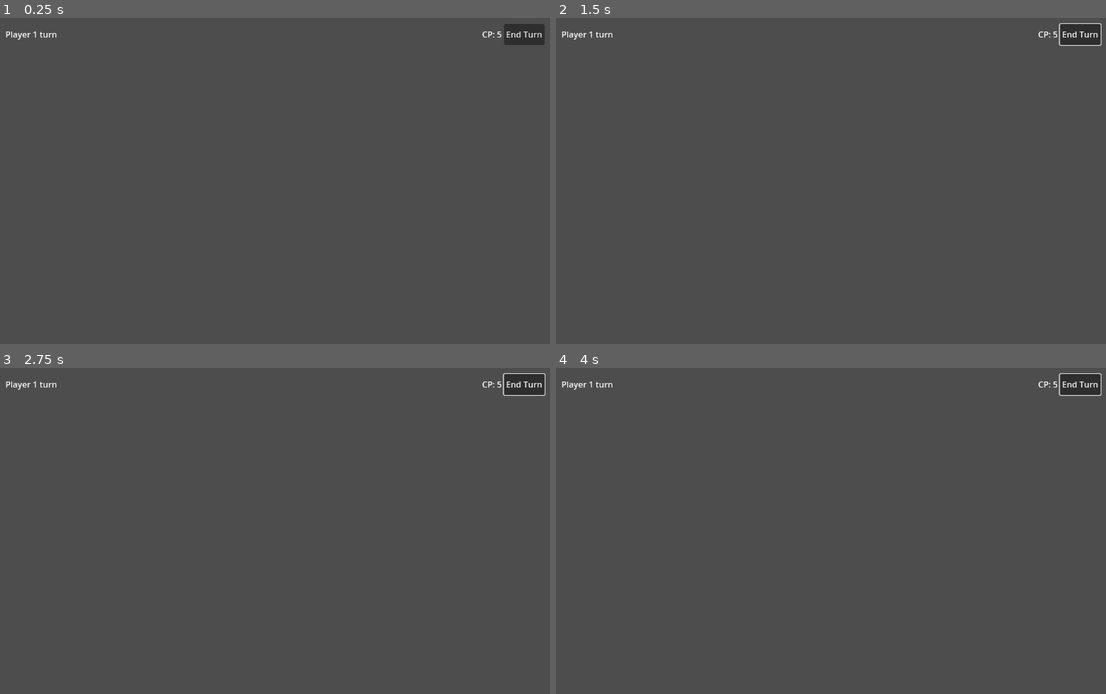
Above: before the commit, frames 1-4 (two rows, left to right).
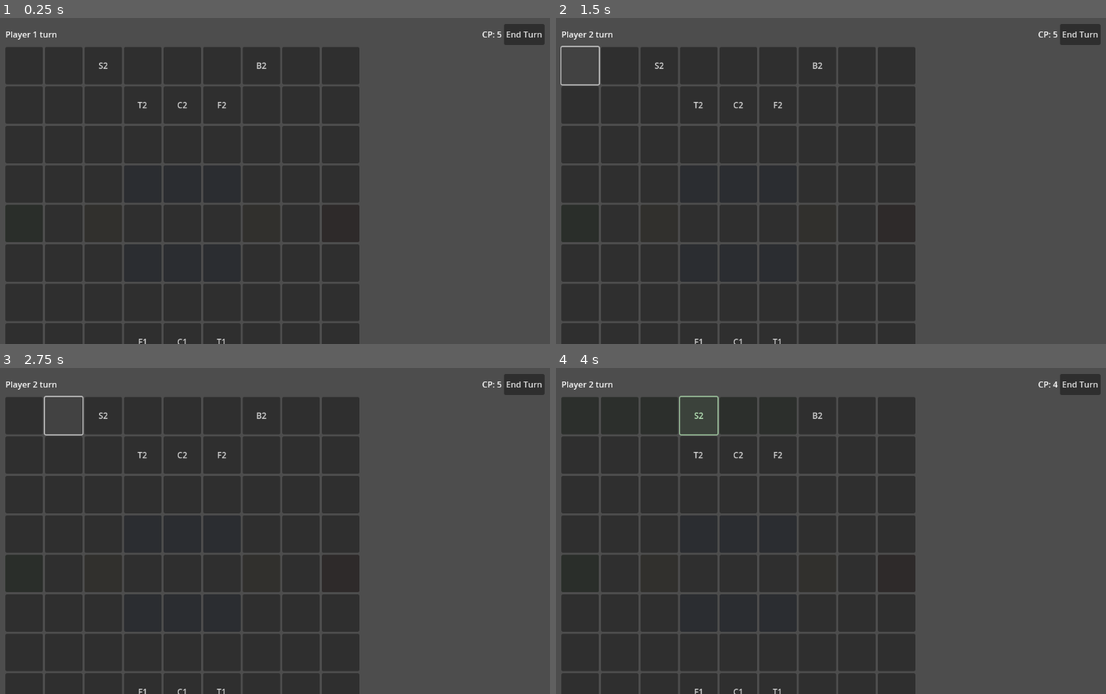
Above: after the commit, the same moments.

Repository: nsk09jo/origami-tactics
Game: Godot game, scene res://scenes/Main.tscn
Two runs of this game, one before a commit and one after it. Both use one fixed random seed, a clock stepped at 60 frames per second and the inputs below.
Inputs (mouse positions are in pixels of both pictures, inside the frame that each line leads up to):
- Up to frame 1 (0.25 s): no input
- Up to frame 2 (1.5 s): click "End Turn" at 0.5 s; click (578, 66) at 1.27 s
- Up to frame 3 (2.75 s): click (66, 416) at 2.02 s
- Up to frame 4 (4 s): click (660, 416) at 2.75 s, where only the run after the commit has a clickable "S2"; click (699, 416) at 3.52 s

The runs differ from the first frame. In frame 1, 52% of the frame differs, in the area x 0-66%, y 8-100%; in frame 2, 52%; in frame 3, 52%; in frame 4, 52%.
Error before the commit: Parse Error: Expected expression after "/" operator. (res://scripts/game_controller.gd:18)

Commit message:
Fix Godot 4.2 compatibility issues in game controller

Diff:
--- a/scripts/game_controller.gd
+++ b/scripts/game_controller.gd
@@ -1,25 +1,28 @@
 extends Control
 
-const GRID_SIZE := 9
-const BASE_CP := 5
-const SHRINE_BONUS_CAP := 2
-const MAX_IDLE_TURNS := 50
-
-const BoardTileScene := preload("res://scenes/BoardTile.tscn")
-
-const WATER_TILES := [
+const GRID_SIZE = 9
+const BASE_CP = 5
+const SHRINE_BONUS_CAP = 2
+const MAX_IDLE_TURNS = 50
+
+const BoardTileScene = preload("res://scenes/BoardTile.tscn")
+const UnitStateScript = preload("res://scripts/unit_state.gd")
+
+const WATER_TILES = [
     Vector2i(3, 3), Vector2i(4, 3), Vector2i(5, 3),
     Vector2i(3, 5), Vector2i(4, 5), Vector2i(5, 5)
 ]
 
-const SHRINE_TILES := [Vector2i(2, 4), Vector2i(6, 4)]
-
-const BASE_POSITIONS := {
-    0: Vector2i(GRID_SIZE - 1, GRID_SIZE // 2),
-    1: Vector2i(0, GRID_SIZE // 2)
+const SHRINE_TILES = [Vector2i(2, 4), Vector2i(6, 4)]
+
+const CENTER_ROW = int(GRID_SIZE / 2)
+
+const BASE_POSITIONS = {
+    0: Vector2i(GRID_SIZE - 1, CENTER_ROW),
+    1: Vector2i(0, CENTER_ROW)
 }
 
-const STARTING_UNITS := {
+const STARTING_UNITS = {
     0: {
         Vector2i(3, 7): "Frog",
         Vector2i(4, 7): "Crane",
@@ -55,7 +58,7 @@
 var available_attacks: Dictionary = {}
 var special_targets: Dictionary = {}
 var carry_pending_drop: bool = false
-var carried_unit: UnitState = null
+var carried_unit = null
 var carried_origin: Vector2i = Vector2i(-1, -1)
 var consecutive_idle_turns: int = 0
 var total_small_turns: int = 0
@@ -77,13 +80,13 @@
 
     for y in range(GRID_SIZE):
         for x in range(GRID_SIZE):
-            var tile: BoardTile = BoardTileScene.instantiate()
-            var pos := Vector2i(x, y)
+            var tile: Button = BoardTileScene.instantiate()
+            var pos = Vector2i(x, y)
             tile.grid_position = pos
             tile.tile_pressed.connect(_on_tile_pressed)
             board_container.add_child(tile)
             tiles[pos] = tile
-            var terrain_type := "plain"
+            var terrain_type = "plain"
             if pos in WATER_TILES:
                 terrain_type = "water"
             elif pos in SHRINE_TILES:
@@ -99,10 +102,10 @@
     for player in STARTING_UNITS.keys():
         for pos in STARTING_UNITS[player].keys():
             var unit_type: String = STARTING_UNITS[player][pos]
-            place_unit(pos, UnitState.new(unit_type, player))
+            place_unit(pos, UnitStateScript.new(unit_type, player))
     update_all_tiles()
 
-func place_unit(pos: Vector2i, unit: UnitState) -> void:
+func place_unit(pos: Vector2i, unit) -> void:
     units[pos] = unit
     update_tile(pos)
 
@@ -110,7 +113,7 @@
     if not tiles.has(pos):
         return
     var tile: Button = tiles[pos]
-    var unit := units.get(pos, null)
+    var unit = units.get(pos, null)
     tile.set_occupant(unit)
 
 func update_all_tiles() -> void:
@@ -150,7 +153,7 @@
     clear_selection(cancel_carry)
     if not units.has(pos):
         return
-    var unit: UnitState = units[pos]
+    var unit = units[pos]
     if unit.owner != current_player:
         return
     selected_position = pos
@@ -170,7 +173,7 @@
             tiles[target_pos].highlight(true)
     update_log_preview(unit)
 
-func update_log_preview(unit: UnitState) -> void:
+func update_log_preview(unit) -> void:
     action_log.append_text("[color=#66c]Selected %s[/color]\n" % unit.describe())
 
 func _on_tile_pressed(pos: Vector2i) -> void:
@@ -211,7 +214,7 @@
         clear_selection()
 
 func attempt_move(origin: Vector2i, destination: Vector2i, info: Dictionary) -> void:
-    var unit: UnitState = units.get(origin)
+    var unit = units.get(origin)
     if unit == null:
         return
     var cost: int = info.get("cost", 1)
@@ -254,8 +257,8 @@
         select_position(destination)
 
 func attempt_attack(origin: Vector2i, target_pos: Vector2i, info: Dictionary) -> void:
-    var attacker: UnitState = units.get(origin)
-    var defender: UnitState = units.get(target_pos)
+    var attacker = units.get(origin)
+    var defender = units.get(target_pos)
     if attacker == null or defender == null:
         return
     var cost: int = info.get("cost", 1)
@@ -287,20 +290,20 @@
     check_victory_conditions()
 
 func attempt_push(origin: Vector2i, target_pos: Vector2i) -> void:
-    var frog: UnitState = units.get(origin)
-    var enemy: UnitState = units.get(target_pos)
+    var frog = units.get(origin)
+    var enemy = units.get(target_pos)
     if frog == null or enemy == null:
         return
     if cp_pool[current_player] < 1:
         log_event("Not enough CP to push.")
         return
     cp_pool[current_player] -= 1
-    var direction := (target_pos - origin)
-    var destination := target_pos + direction
+    var direction = (target_pos - origin)
+    var destination = target_pos + direction
     if not is_within_bounds(destination):
         log_event("Push blocked by edge.")
         return
-    var terrain_type := terrain.get(destination, "plain")
+    var terrain_type = terrain.get(destination, "plain")
     if units.has(destination):
         log_event("Push failed; space occupied.")
         return
@@ -323,8 +326,8 @@
     select_position(origin)
 
 func begin_carry(target_pos: Vector2i) -> void:
-    var crane: UnitState = units.get(selected_position)
-    var passenger: UnitState = units.get(target_pos)
+    var crane = units.get(selected_position)
+    var passenger = units.get(target_pos)
     if crane == null or passenger == null:
         return
     if crane.has_carried:
@@ -342,10 +345,10 @@
 func attempt_drop_carried_unit(pos: Vector2i) -> void:
     if not carry_pending_drop or carried_unit == null:
         return
-    var unit: UnitState = units.get(selected_position)
+    var unit = units.get(selected_position)
     if unit == null:
         return
-    if pos.distance_to(selected_position) > 1:
+    if vector_distance(pos, selected_position) > 1.0:
         log_event("Drop target must be adjacent.")
         return
     if units.has(pos):
@@ -360,7 +363,7 @@
     carried_unit = null
     carried_origin = Vector2i(-1, -1)
     carry_pending_drop = false
-    var crane_pos := selected_position
+    var crane_pos = selected_position
     after_action_updates(unit, crane_pos)
     clear_selection()
     select_position(crane_pos)
@@ -369,7 +372,7 @@
 func highlight_drop_options(origin: Vector2i) -> void:
     var options: Array = []
     for direction in [Vector2i.LEFT, Vector2i.RIGHT, Vector2i.UP, Vector2i.DOWN, Vector2i(-1, -1), Vector2i(-1, 1), Vector2i(1, -1), Vector2i(1, 1)]:
-        var pos := origin + direction
+        var pos = origin + direction
         if not is_within_bounds(pos):
             continue
         if units.has(pos):
@@ -390,7 +393,7 @@
         if tiles.has(pos):
             tiles[pos].highlight(true)
 
-func compute_moves(origin: Vector2i, unit: UnitState) -> Dictionary:
+func compute_moves(origin: Vector2i, unit) -> Dictionary:
     var results: Dictionary = {}
     match unit.unit_type:
         "Crane":
@@ -407,16 +410,16 @@
             results = compute_walker_moves(origin, unit, 1)
     return results
 
-func compute_attacks(origin: Vector2i, unit: UnitState) -> Dictionary:
+func compute_attacks(origin: Vector2i, unit) -> Dictionary:
     var result: Dictionary = {}
-    var directions := [Vector2i.LEFT, Vector2i.RIGHT, Vector2i.UP, Vector2i.DOWN, Vector2i(-1, 0), Vector2i(1, 0), Vector2i(0, -1), Vector2i(0, 1)]
+    var directions = [Vector2i.LEFT, Vector2i.RIGHT, Vector2i.UP, Vector2i.DOWN, Vector2i(-1, 0), Vector2i(1, 0), Vector2i(0, -1), Vector2i(0, 1)]
     for direction in directions:
-        var target := origin + direction
+        var target = origin + direction
         if not is_within_bounds(target):
             continue
         if not units.has(target):
             continue
-        var enemy: UnitState = units[target]
+        var enemy = units[target]
         if enemy.owner == unit.owner:
             continue
         if unit.unit_type == "Frog" and unit.last_move_distance < 2:
@@ -424,32 +427,32 @@
         result[target] = {"cost": 1}
     return result
 
-func compute_special_targets(origin: Vector2i, unit: UnitState) -> Dictionary:
+func compute_special_targets(origin: Vector2i, unit) -> Dictionary:
     var result: Dictionary = {}
     if unit.unit_type == "Crane" and not unit.has_carried and carried_unit == null:
         for offset in [Vector2i.LEFT, Vector2i.RIGHT, Vector2i.UP, Vector2i.DOWN, Vector2i(-1, -1), Vector2i(-1, 1), Vector2i(1, -1), Vector2i(1, 1)]:
-            var pos := origin + offset
+            var pos = origin + offset
             if not is_within_bounds(pos):
                 continue
             if units.has(pos) and units[pos].owner == current_player:
                 result[pos] = {"type": "carry"}
     if unit.unit_type == "Frog":
         for offset in [Vector2i.LEFT, Vector2i.RIGHT, Vector2i.UP, Vector2i.DOWN]:
-            var pos := origin + offset
+            var pos = origin + offset
             if not is_within_bounds(pos):
                 continue
             if units.has(pos) and units[pos].owner != current_player:
                 result[pos] = {"type": "push"}
     return result
 
-func compute_crane_moves(origin: Vector2i, unit: UnitState) -> Dictionary:
+func compute_crane_moves(origin: Vector2i, unit) -> Dictionary:
     var result: Dictionary = {}
     for x in range(GRID_SIZE):
         for y in range(GRID_SIZE):
-            var pos := Vector2i(x, y)
+            var pos = Vector2i(x, y)
             if pos == origin:
                 continue
-            var distance := origin.distance_to(pos)
+            var distance = vector_distance(origin, pos)
             if distance > unit.current_mp or distance > unit.max_mp():
                 continue
             if terrain.get(pos, "plain") == "water":
@@ -459,11 +462,11 @@
             result[pos] = {"cost": distance, "distance": distance}
     return result
 
-func compute_frog_moves(origin: Vector2i, unit: UnitState) -> Dictionary:
+func compute_frog_moves(origin: Vector2i, unit) -> Dictionary:
     var result: Dictionary = {}
     for offset in [Vector2i.LEFT, Vector2i.RIGHT, Vector2i.UP, Vector2i.DOWN]:
         for step in range(1, 4):
-            var pos := origin + offset * step
+            var pos = origin + offset * step
             if not is_within_bounds(pos):
                 break
             if units.has(pos):
@@ -478,7 +481,7 @@
             result[pos] = {"cost": step, "distance": step}
     return result
 
-func compute_walker_moves(origin: Vector2i, unit: UnitState, max_range: int) -> Dictionary:
+func compute_walker_moves(origin: Vector2i, unit, max_range: int) -> Dictionary:
     var result: Dictionary = {}
     var queue: Array = []
     var visited: Dictionary = {}
@@ -489,8 +492,8 @@
         var pos: Vector2i = item.pos
         var distance: int = item.distance
         for offset in [Vector2i.LEFT, Vector2i.RIGHT, Vector2i.UP, Vector2i.DOWN]:
-            var next := pos + offset
-            var next_distance := distance + 1
+            var next = pos + offset
+            var next_distance = distance + 1
             if not is_within_bounds(next):
                 continue
             if next_distance > unit.current_mp or next_distance > max_range:
@@ -502,17 +505,17 @@
             if visited.has(next) and visited[next] <= next_distance:
                 continue
             visited[next] = next_distance
-            var path := item.path.duplicate()
+            var path = item.path.duplicate()
             path.append(next)
             result[next] = {"cost": next_distance, "distance": next_distance, "path": path}
             queue.append({"pos": next, "distance": next_distance, "path": path})
     return result
 
-func compute_shuriken_moves(origin: Vector2i, unit: UnitState) -> Dictionary:
+func compute_shuriken_moves(origin: Vector2i, unit) -> Dictionary:
     var result: Dictionary = {}
-    var directions := [Vector2i.LEFT, Vector2i.RIGHT, Vector2i.UP, Vector2i.DOWN]
+    var directions = [Vector2i.LEFT, Vector2i.RIGHT, Vector2i.UP, Vector2i.DOWN]
     for direction in directions:
-        var pos := origin
+        var pos = origin
         for step in range(1, unit.max_mp() + 1):
             pos += direction
             if not is_within_bounds(pos):
@@ -530,54 +533,54 @@
 
 func build_line_path(origin: Vector2i, destination: Vector2i) -> Array:
     var path: Array = [origin]
-    var direction := (destination - origin).sign()
-    var pos := origin
+    var direction = (destination - origin).sign()
+    var pos = origin
     while pos != destination:
         pos += direction
         path.append(pos)
     return path
 
-func calculate_damage(attacker: UnitState, defender: UnitState, origin: Vector2i, target: Vector2i, info: Dictionary) -> int:
-    var effective_arm := defender.arm() + defensive_wait[defender.owner]
+func calculate_damage(attacker, defender, origin: Vector2i, target: Vector2i, info: Dictionary) -> int:
+    var effective_arm = defender.arm() + defensive_wait[defender.owner]
     if is_adjacent_to_enemy_box(target, defender.owner):
         effective_arm = max(0, effective_arm - 1)
-    var base_damage := max(1, attacker.atk() - effective_arm)
+    var base_damage = max(1, attacker.atk() - effective_arm)
     if attacker.unit_type == "Shuriken":
         var path: Array = info.get("path", build_line_path(origin, target))
-        var enemies_passed := count_enemies_passed(attacker.owner, path)
+        var enemies_passed = count_enemies_passed(attacker.owner, path)
         if enemies_passed >= 2:
             base_damage += 1
     return base_damage
 
 func is_adjacent_to_enemy_box(pos: Vector2i, owner: int) -> bool:
     for offset in [Vector2i.LEFT, Vector2i.RIGHT, Vector2i.UP, Vector2i.DOWN, Vector2i(-1, -1), Vector2i(-1, 1), Vector2i(1, -1), Vector2i(1, 1)]:
-        var check := pos + offset
+        var check = pos + offset
         if units.has(check):
-            var unit: UnitState = units[check]
+            var unit = units[check]
             if unit.owner != owner and unit.unit_type == "Box":
                 return true
     return false
 
 func count_enemies_passed(owner: int, path: Array) -> int:
-    var count := 0
+    var count = 0
     for pos in path:
         if not units.has(pos):
             continue
-        var unit: UnitState = units[pos]
+        var unit = units[pos]
         if unit.owner != owner and pos != path.back():
             count += 1
     return count
 
-func maybe_counter_attack(attacker: UnitState, attacker_pos: Vector2i, defender: UnitState, defender_pos: Vector2i) -> void:
-    if attacker_pos.distance_to(defender_pos) > 1:
+func maybe_counter_attack(attacker, attacker_pos: Vector2i, defender, defender_pos: Vector2i) -> void:
+    if vector_distance(attacker_pos, defender_pos) > 1.0:
         return
     if not defender.can_counter_attack():
         return
     defender.mark_countered()
-    var effective_arm := attacker.arm() + defensive_wait[attacker.owner]
+    var effective_arm = attacker.arm() + defensive_wait[attacker.owner]
     if is_adjacent_to_enemy_box(attacker_pos, attacker.owner):
         effective_arm = max(0, effective_arm - 1)
-    var damage := max(1, defender.atk() - effective_arm)
+    var damage = max(1, defender.atk() - effective_arm)
     attacker.apply_fd(damage)
     last_action_turn = total_small_turns
     log_event("%s counter-attacked for %d FD." % [defender.unit_type, damage])
@@ -587,14 +590,14 @@
         consecutive_idle_turns = 0
         last_action_turn = total_small_turns
 
-func maybe_intercept(target_pos: Vector2i, defender: UnitState, attacker_pos: Vector2i) -> Vector2i:
+func maybe_intercept(target_pos: Vector2i, defender, attacker_pos: Vector2i) -> Vector2i:
     if defender.unit_type == "Turtle":
         return target_pos
     for offset in [Vector2i.LEFT, Vector2i.RIGHT, Vector2i.UP, Vector2i.DOWN]:
-        var check := target_pos + offset
+        var check = target_pos + offset
         if not units.has(check):
             continue
-        var turtle: UnitState = units[check]
+        var turtle = units[check]
         if turtle.owner != defender.owner:
             continue
         if turtle.unit_type != "Turtle":
@@ -608,19 +611,19 @@
         return target_pos
     return target_pos
 
-func remove_unit(pos: Vector2i, unit: UnitState) -> void:
+func remove_unit(pos: Vector2i, unit) -> void:
     units.erase(pos)
     update_tile(pos)
     if terrain.get(pos, "plain") == "water":
         unit.grant_water_bonus()
 
-func after_action_updates(unit: UnitState, position: Vector2i) -> void:
+func after_action_updates(unit, position: Vector2i) -> void:
     update_tile(position)
     check_water_effects(position, unit)
     update_ui()
 
-func check_water_effects(pos: Vector2i, unit: UnitState) -> void:
-    var terrain_type := terrain.get(pos, "plain")
+func check_water_effects(pos: Vector2i, unit) -> void:
+    var terrain_type = terrain.get(pos, "plain")
     if terrain_type == "water":
         log_event("%s is in water: +1 MP until it leaves." % unit.unit_type)
         unit.grant_water_bonus()
@@ -636,6 +639,11 @@
 
 func is_within_bounds(pos: Vector2i) -> bool:
     return pos.x >= 0 and pos.y >= 0 and pos.x < GRID_SIZE and pos.y < GRID_SIZE
+
+func vector_distance(a: Vector2i, b: Vector2i) -> float:
+    var va = Vector2(a.x, a.y)
+    var vb = Vector2(b.x, b.y)
+    return va.distance_to(vb)
 
 func log_event(text: String) -> void:
     action_log.append_text(text + "\n")
@@ -650,12 +658,12 @@
     check_victory_conditions()
 
 func refresh_cp(player: int) -> void:
-    var shrine_bonus := min(shrine_controlled[player], SHRINE_BONUS_CAP)
+    var shrine_bonus = min(shrine_controlled[player], SHRINE_BONUS_CAP)
     cp_pool[player] = BASE_CP + shrine_bonus
 
 func refresh_units(player: int) -> void:
     for pos in units.keys():
-        var unit: UnitState = units[pos]
+        var unit = units[pos]
         if unit.owner == player:
             unit.reset_turn()
 
@@ -675,13 +683,13 @@
         log_event("50 turns without action – draw.")
         game_over = true
         return
-    var next_player := (current_player + 1) % 2
+    var next_player = (current_player + 1) % 2
     start_turn(next_player)
 
 func update_shrine_control() -> void:
     shrine_controlled = {0: 0, 1: 0}
     for shrine_pos in SHRINE_TILES:
-        var owner := -1
+        var owner = -1
         if units.has(shrine_pos):
             owner = units[shrine_pos].owner
         if owner >= 0:
@@ -693,12 +701,12 @@
 func check_victory_conditions() -> void:
     for player in [0, 1]:
         var base_pos: Vector2i = BASE_POSITIONS[player]
-        var opponent := 1 - player
+        var opponent = 1 - player
         if units.has(base_pos) and units[base_pos].owner == opponent:
             log_event("Player %d occupies Player %d base and wins!" % [opponent + 1, player + 1])
             game_over = true
             return
-    var owners_present := {}
+    var owners_present = {}
     for unit in units.values():
         owners_present[unit.owner] = true
     if owners_present.size() < 2:
